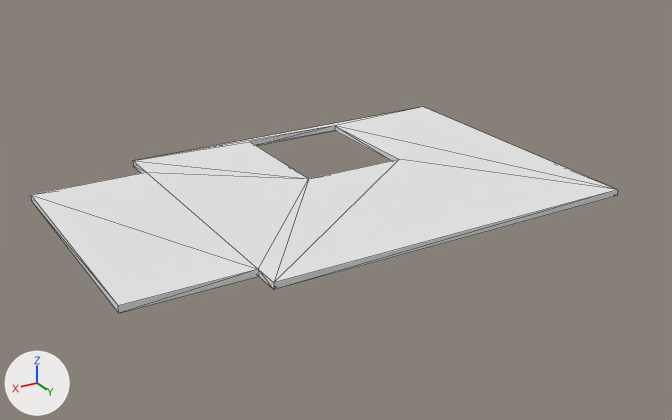
Before and after pictures for a commit that changed the glTF model na-project-portal/26-Projects/RB05__WestFarm/30__TrueVision__AppContent/DesignPhase01__ConceptDesign__Scheme-02/RB05__Storey__SecondFloor__ProposedFloors__MeshModel__.glb.
Both versions are drawn from a 50 mm camera at (35.8, 57.6, 22.7) aimed at (15.5, 23.9, 5.9). The lights are fixed; the arrows at lower left show +X, +Y and +Z. The older version comes first. Mesh edges are drawn as thin lines. Vertices at exactly the same position are counted once.

Names of what the first picture shows: '22__ProposedBuilding__Floors::Default'.
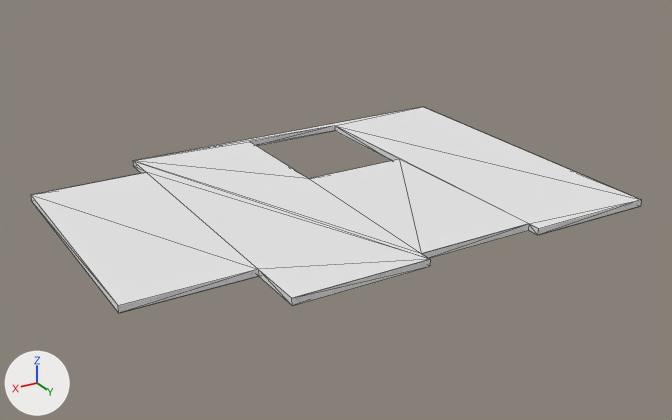
Changed parts and their boxes [x1, y1, x2, y2] in the pictures (672 x 420 px; the box of a moved part takes in the faces that stretch with it):
'22__ProposedBuilding__Floors::Default', reshaped
    before: [31, 107, 618, 313]
    after: [31, 107, 640, 306]
'22__ProposedBuilding__Floors::MAT000E__Masonry__StoneworkPattern', added
    after: [31, 161, 641, 313]
part 1 of me_mesh_0_22__proposedbuilding__floors__default, moved or reshaped
    before: [31, 107, 618, 311]
    after: [134, 107, 640, 298]

Edits to the bpy script that builds the scene:
```text
Add img_image_0:
    img_image_0 = load_image('Image_0', '_unpacked/Image_0', 2321, 2321, 'sRGB')
Add mat_mat000e__masonry__stoneworkpattern:
    mat_mat000e__masonry__stoneworkpattern = bpy.data.materials.new('MAT000E__Masonry__StoneworkPattern')
    # colours: white #f7f7f7
    # uses the picture img_image_0
Change me_mesh_0_22__proposedbuilding__floors__default:
    used by ob_22__proposedbuilding__floors__default; location = (0.0, 0.0, 0.0)
    remove me_mesh_0_22__proposedbuilding__floors__default.from_pydata(...)  # 24 vertices, 48 faces; spans x 4.2..27.5, y 15.0..30.2, z 6.4..6.7
    add me_mesh_0_22__proposedbuilding__floors__default.from_pydata(...)  # 32 vertices, 40 faces; spans x 4.2..27.5, y 15.0..31.6, z 6.4..6.7
    me_mesh_0_22__proposedbuilding__floors__default part 1
    4 vertices are removed from x 4.2..22.0, y 30.2, z 6.4..6.7
    31 faces are deleted
    12 vertices are added at x 4.2..22.0, y 31.0..31.6, z 6.4..6.7
    23 new faces join them
Add me_mesh_0_22__proposedbuilding__floors__mat000e__masonry__stoneworkpattern:
    me_mesh_0_22__proposedbuilding__floors__mat000e__masonry__stoneworkpattern.from_pydata(...)  # 24 vertices, 24 faces; spans x 4.2..27.5, y 15.0..31.6, z 6.4..6.7
    me_mesh_0_22__proposedbuilding__floors__mat000e__masonry__stoneworkpattern.materials.append(mat_mat000e__masonry__stoneworkpattern)
Add ob_22__proposedbuilding__floors__mat000e__masonry__stoneworkpattern:
    ob_22__proposedbuilding__floors__mat000e__masonry__stoneworkpattern = bpy.data.objects.new('22__ProposedBuilding__Floors::MAT000E__Masonry__StoneworkPattern', me_mesh_0_22__proposedbuilding__floors__mat000e__masonry__stoneworkpattern)
    ob_22__proposedbuilding__floors__mat000e__masonry__stoneworkpattern.location = (0.0, 0.0, 0.0)
```
